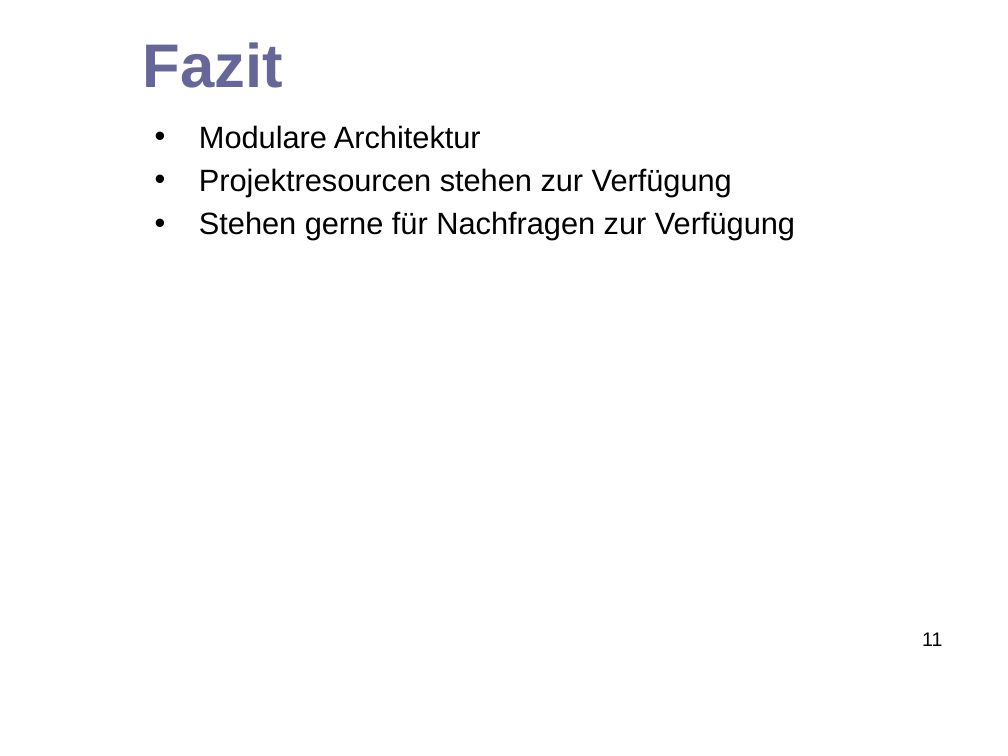
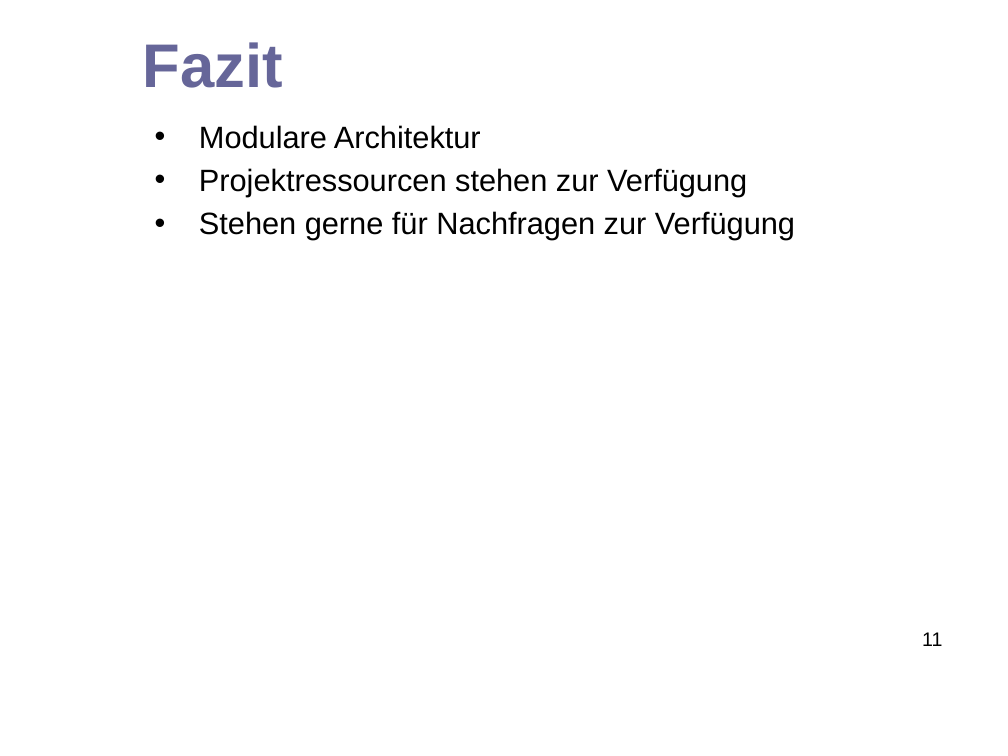
Before and after one commit to hheimbuerger/jacavi, a slide deck: slide 11 of docs/presentation documents/Abschlusspräsentation_JaCaVi.odp. Drawn at 1008x756 pixels with LibreOffice and Linux fonts; fonts in the diff are those of the drawing; background and template pictures are left out. Boxes give left, top, right and bottom in pixels: in the first picture for what was removed or moved away, otherwise in the second. Text is boxed around its words. In the diff, an @@ line names an element or a change of style, - is before the commit and + after.

```diff
--- a/docs/presentation documents/Abschlusspräsentation_JaCaVi.odp
+++ b/docs/presentation documents/Abschlusspräsentation_JaCaVi.odp
@@ text at (199, 168, 747, 197): text changed @@
-• Projektresourcen stehen zur Verfügung
+• Projektressourcen stehen zur Verfügung
```
Also in this commit, not shown: 6 other slides changed, 2 slides added, 2 slides removed.
